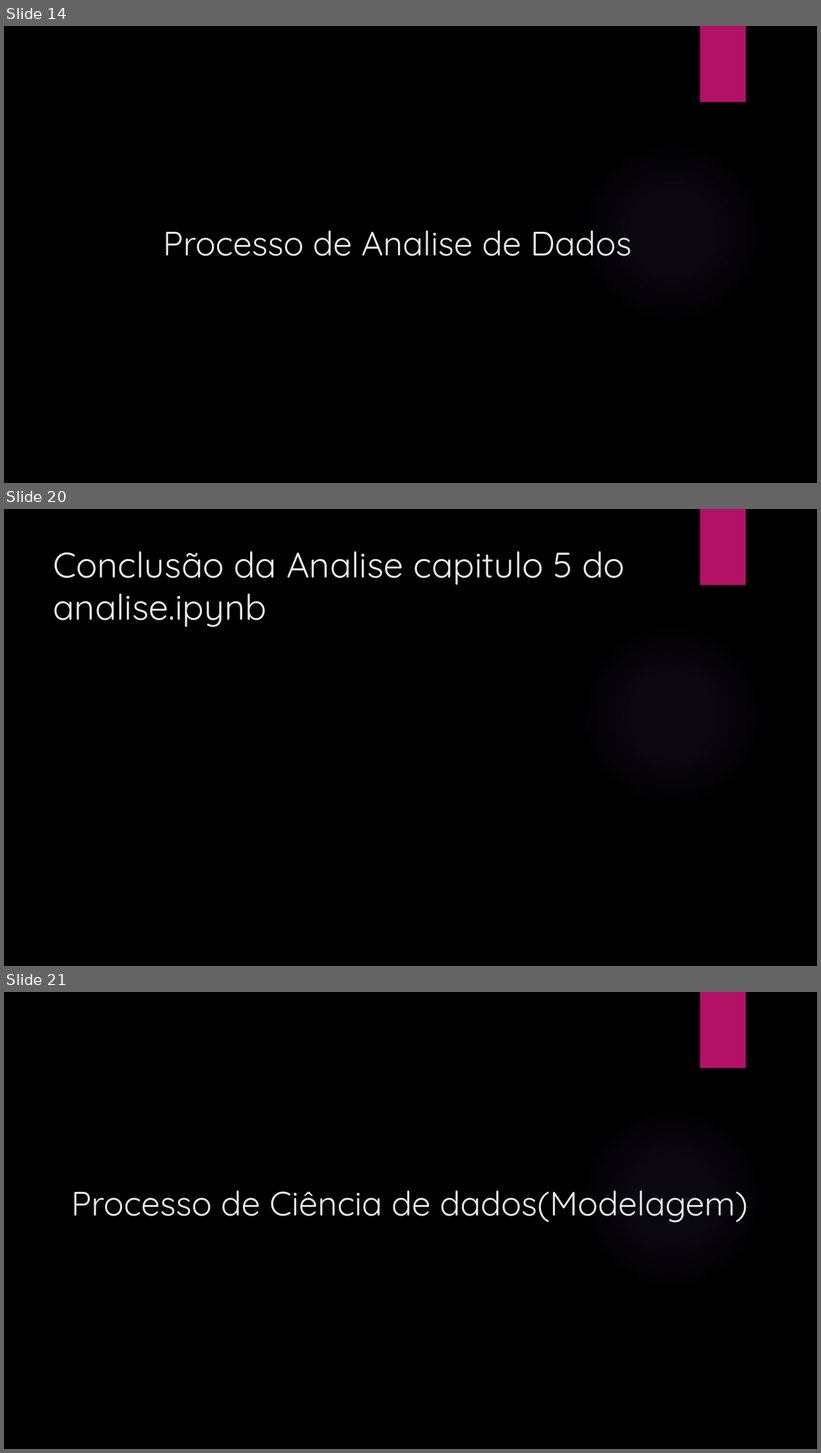
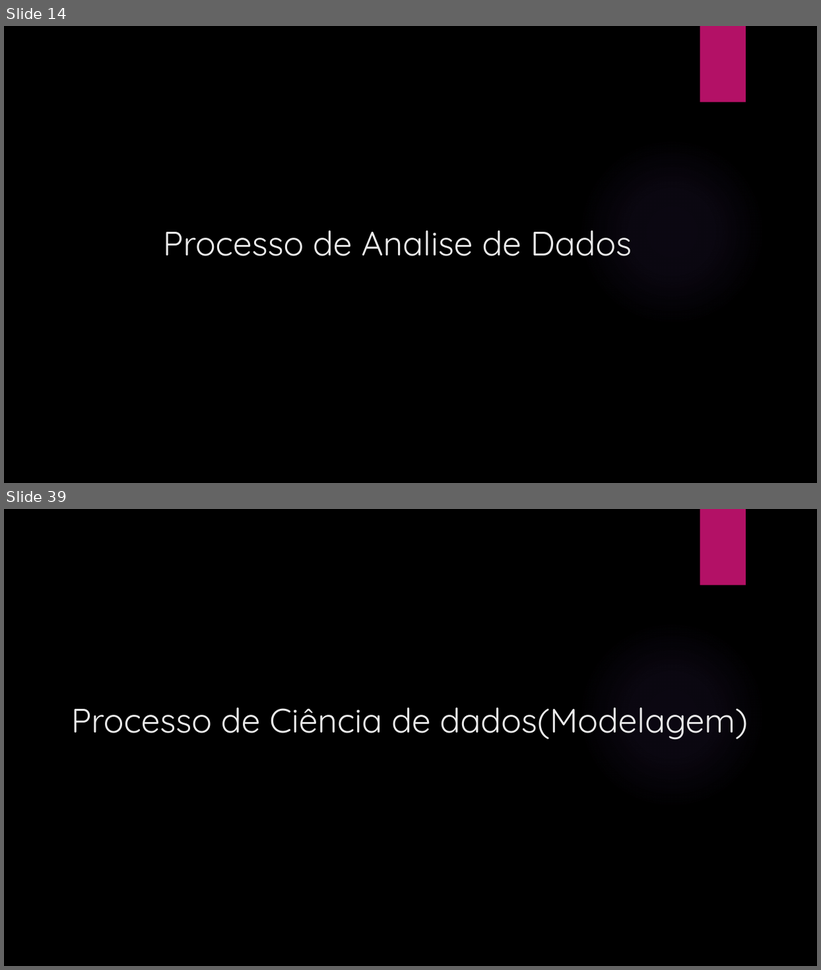
Before and after one commit to elvitin/students_perfomance_topicos_i, a slide deck: docs/Apresentacaotopicos.pptx. Shown one above the other, each under a label of ours: slides 14, 20 and 21 before the commit, slides 14 and 39 after it; the slides between them are not shown. The pictures are 821x1453 and 821x970 pixels, drawn with LibreOffice and Linux fonts; fonts in the diff are those of the drawing; background and template pictures are left out. Boxes give left, top, right and bottom in pixels: in the first picture for what was removed or moved away, otherwise in the second. Text is boxed around its words. In the diff, an @@ line names an element or a change of style, - is before the commit and + after.

```diff
--- a/docs/Apresentacaotopicos.pptx
+++ b/docs/Apresentacaotopicos.pptx
@@ slide 20 removed at <box>4,509,817,966</box>, background picture (left out); not listed: 2 template elements that a slide beside it also shows @@
@@ title removed at <box>54,551,626,627</box> @@
-Conclusão da Analise capitulo 5 do analise.ipynb
@@ what was slide 21 is now slide 39 @@
```
Also in this commit, not shown: 2 slides changed, 22 slides added, 3 other slides removed, 4 other files.
